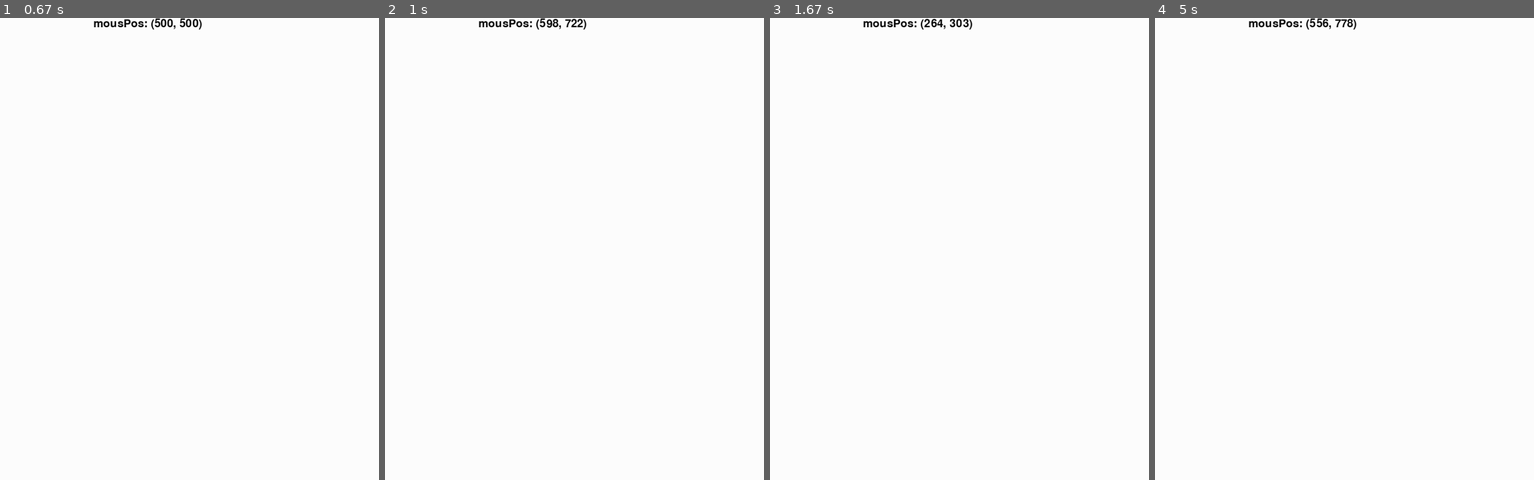
Above: before the commit, frames 1-4 (left to right).
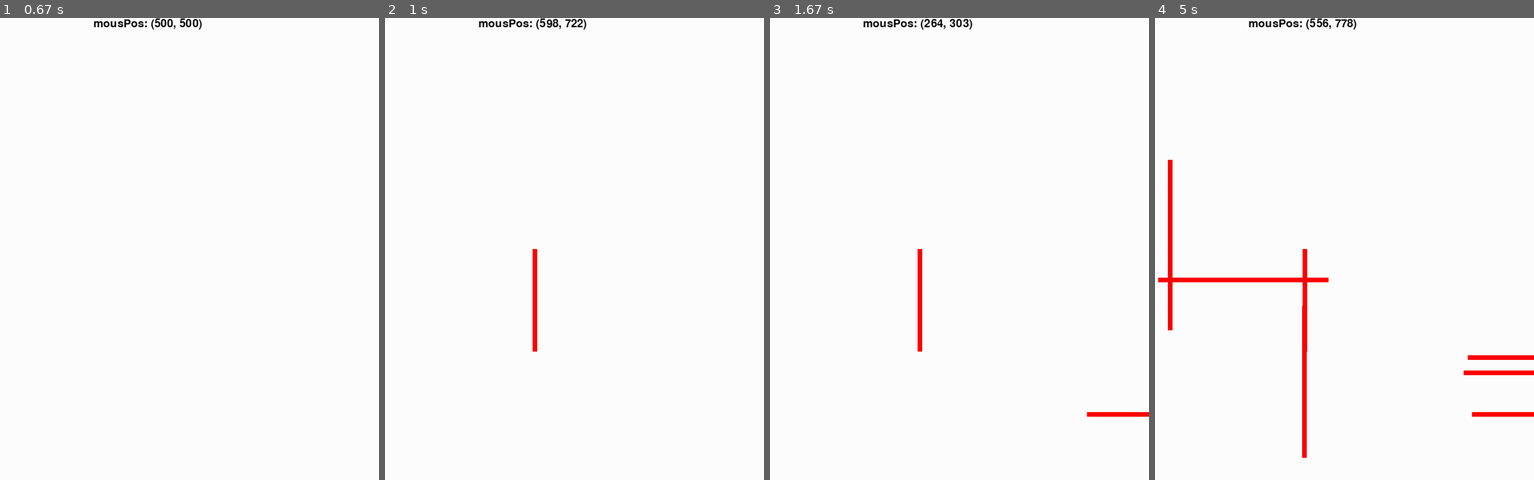
Above: after the commit, the same moments.

Repository: PouchyCorp/Pygame-TD
Game: pygame game, started from LevelEditor.py
Same seed, same stepped clock (60 frames per second), same inputs: the game is played once before the commit and once after it.
Inputs (mouse positions are in pixels of both pictures, inside the frame that each line leads up to):
- Up to frame 1 (0.67 s): click (147, 249) at 0.38 s
- Up to frame 2 (1 s): click (578, 350) at 0.72 s
- Up to frame 3 (1.67 s): click (1088, 410) at 1.05 s; click (807, 156) at 1.38 s
- Up to frame 4 (5 s): click (1302, 304) at 1.72 s; click (1238, 151) at 2.05 s; click (1461, 369) at 2.38 s; click (outside the picture) at 2.72 s; click (1166, 161) at 3.05 s; click (1192, 332) at 3.38 s; click (1465, 355) at 3.72 s; click (1162, 419) at 4.05 s; click (1158, 276) at 4.38 s; click (1329, 378) at 4.72 s

Frame 1 is identical in both runs. In frame 2, 0.3% of the frame differs, in the area x 38-41%, y 50-73%; in frame 3, 0.5%; in frame 4, 2.1%, in the area x 0-100%, y 30-96%.

Commit message:
level editor for borderLines

Diff:
--- a/LevelEditor.py
+++ b/LevelEditor.py
@@ -6,8 +6,10 @@
 WIN = pygame.display.set_mode((WIDTH, HEIGHT))
 pygame.display.set_caption("Pouchy's Lore Level Editor")
 
-def draw():
+def draw(rects):
     WIN.fill("white")
+    for rect in rects:
+        pygame.draw.rect(WIN,"red",rect)
     if pygame.font:
         font = pygame.font.Font(None, 36)
         text = font.render("mousPos: " + str(pygame.mouse.get_pos()), 1, (10, 10, 10))
@@ -15,7 +17,41 @@
         WIN.blit(text, textpos)
     pygame.display.update()
 
+x_1 = 0
+y_1 = 0
+
+rects = []
+
+def levelEditor(mouseXY):
+    global x_1
+    global y_1
+    if x_1 != 0 and y_1 != 0:
+            print('Uwu')
+            if abs(mouseXY[0]-x_1) > abs(mouseXY[1]-y_1):
+                rect = pygame.Rect(x_1,y_1,abs(mouseXY[0]-x_1),10)
+                rects.append(rect)
+                print(rects)
+                x_1 = 0
+                y_1 = 0
+                return rects
+            else:
+                rect = pygame.Rect(x_1,y_1,10,abs(mouseXY[1]-y_1))
+                rects.append(rect)
+                print(rects)
+                x_1 = 0
+                y_1 = 0
+                return rects
+
+    if x_1 == 0 and y_1 == 0:
+        x_1 = mouseXY[0]
+        y_1 = mouseXY[1]
+        print(x_1,y_1)
+        return x_1,y_1
+
+
 while True:
+
+    mouseXY = pygame.mouse.get_pos()
 
     for event in pygame.event.get():
             if event.type == pygame.QUIT:
@@ -23,8 +59,10 @@
                 pygame.quit()
 
             if event.type == pygame.MOUSEBUTTONDOWN:
-                print("")
+                levelEditor(mouseXY)
 
 
 
-    draw()
+
+
+    draw(rects)
